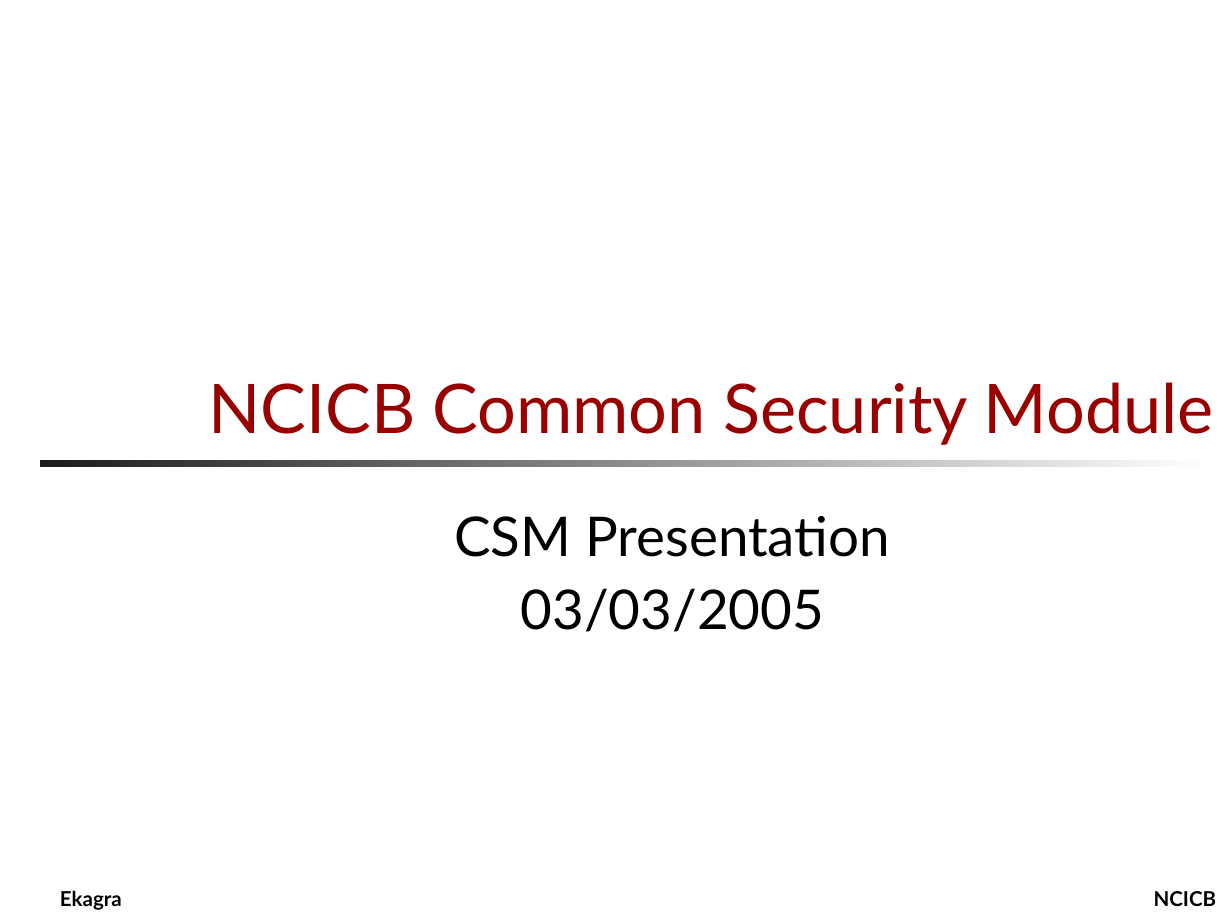
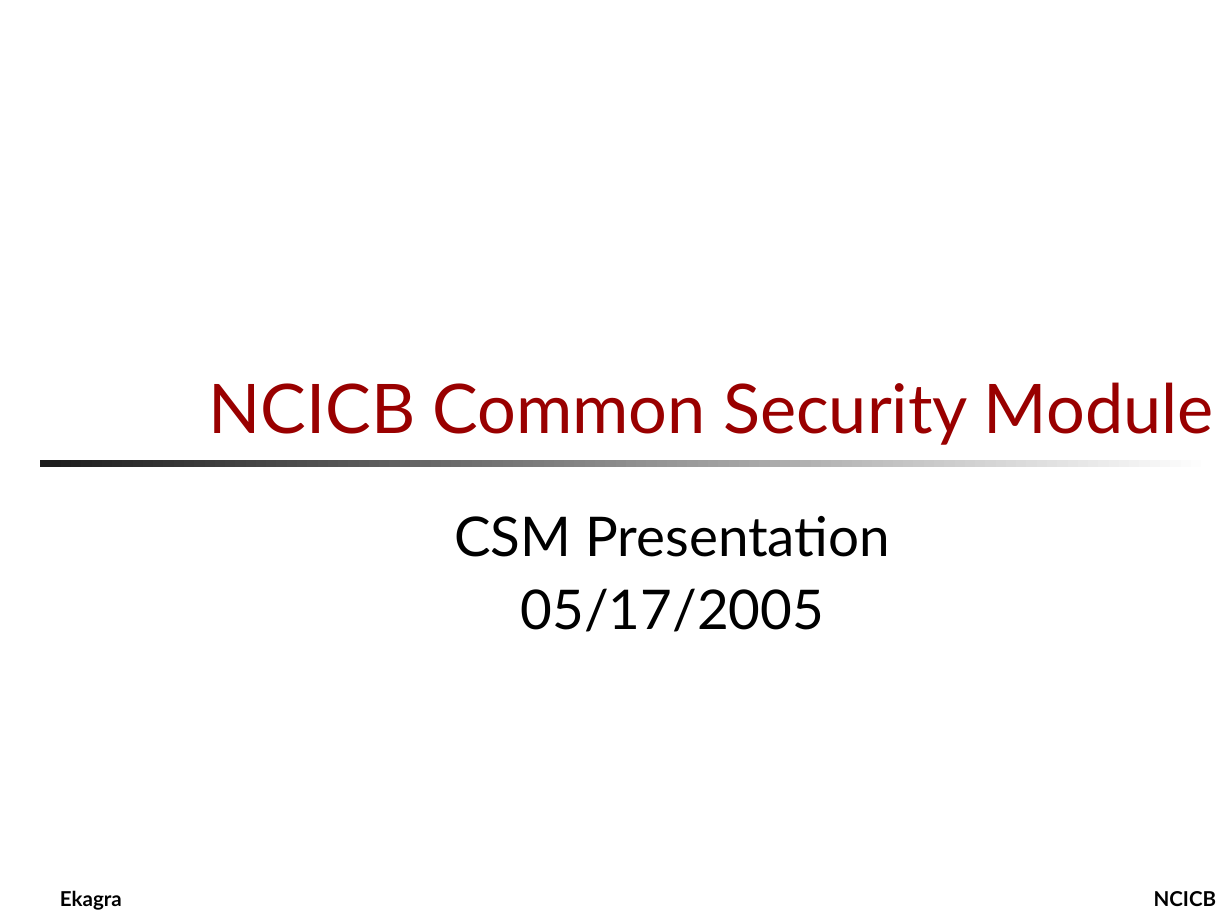
Before and after one commit to CBIIT/common-security-module-docs, a slide deck: slide 1 of Presentations/CSM_Presentation_for_CRIX.ppt. Drawn at 1232x924 pixels with LibreOffice and Linux fonts; fonts in the diff are those of the drawing; background and template pictures are left out. Boxes give left, top, right and bottom in pixels: in the first picture for what was removed or moved away, otherwise in the second. Text is boxed around its words. In the diff, an @@ line names an element or a change of style, - is before the commit and + after.

```diff
--- a/Presentations/CSM_Presentation_for_CRIX.ppt
+++ b/Presentations/CSM_Presentation_for_CRIX.ppt
@@ subtitle at (x1=520, y1=588, x2=824, y2=632): text changed @@
-03/03/2005
+05/17/2005
```
Also in this commit, not shown: 33 other slides changed.
